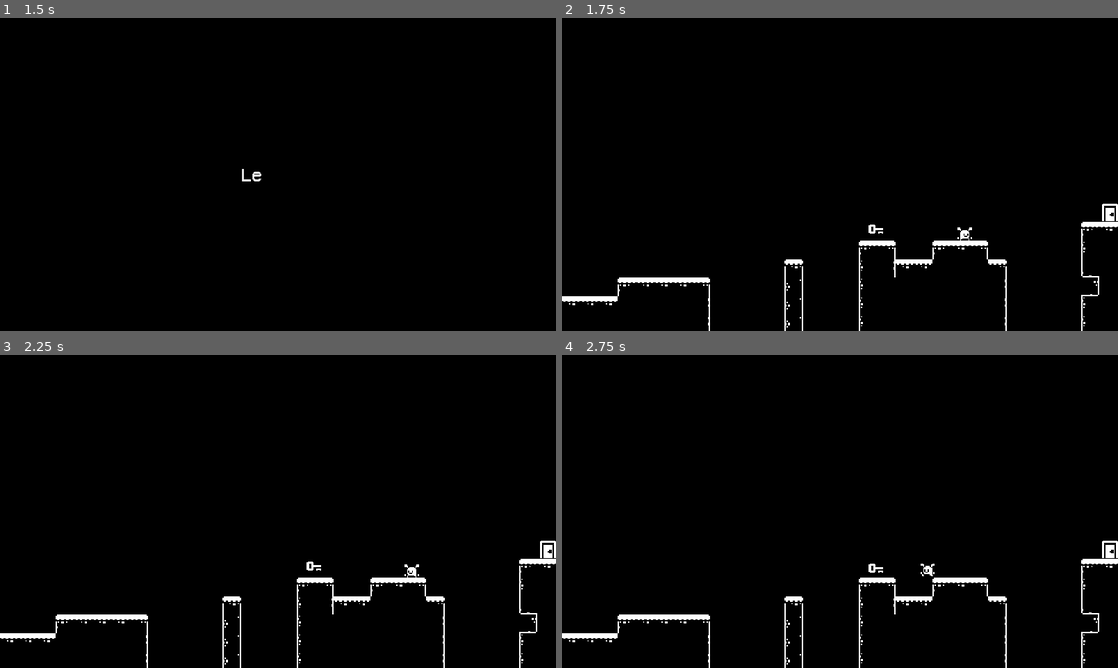
Above: before the commit, frames 1-4 (two rows, left to right).
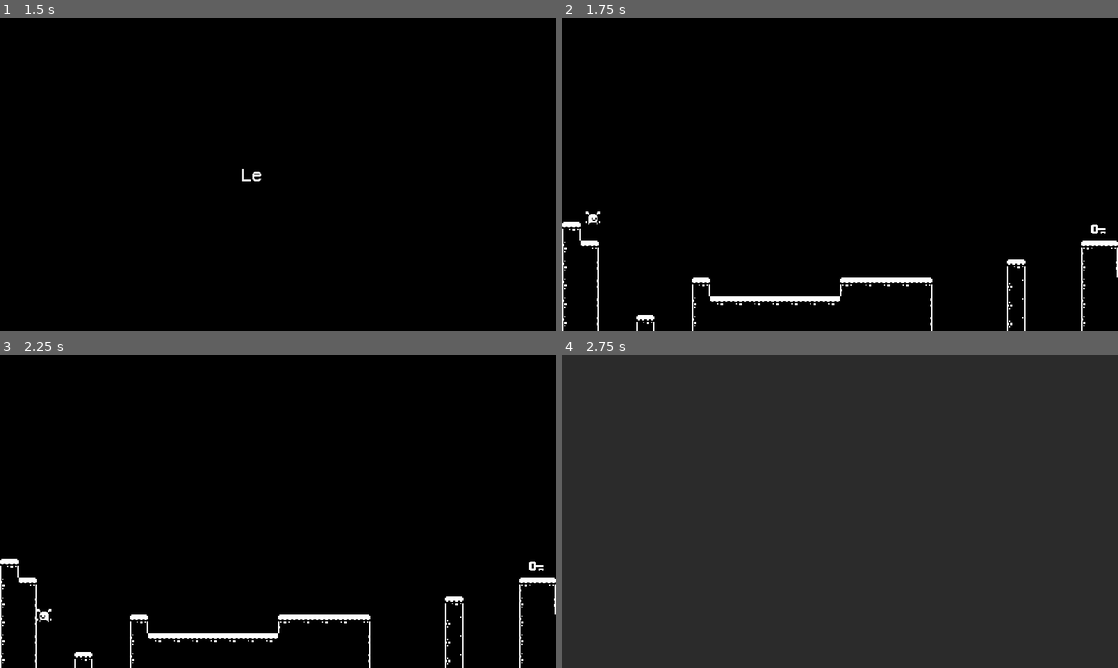
Above: after the commit, the same moments.

Repository: chewbakai/alien-platformer-godot
Game: Godot game, scene res://GUI/MainMenu.tscn
Two runs of this game, one before a commit and one after it. Both use one fixed random seed, a clock stepped at 60 frames per second and the inputs below. Sound files missing from this copy of the repository are replaced by a short silence.
Inputs:
- Up to frame 1 (1.5 s): tap Enter (ui_accept) at 0.5 s; hold Enter (ui_accept) 0.53-1.28 s; hold Right (ui_right) from 0.53 s (still down); tap W (jump) at 0.77 s; tap S (crouch) at 1.35 s
- Up to frame 2 (1.75 s): keep holding Right (ui_right); tap W (jump) at 1.52 s; tap Enter (ui_accept) at 1.55 s
- Up to frame 3 (2.25 s): release Right (ui_right) at 2.03 s; hold Left (ui_left) from 2.03 s (still down); hold Enter (ui_accept) from 2.03 s (still down)
- Up to frame 4 (2.75 s): keep holding Left (ui_left); keep holding Enter (ui_accept)

Frame 1 is identical in both runs. In frame 2, 3.2% of the frame differs, in the area x 0-100%, y 59-100%; in frame 3, 3.2%; in frame 4, 100%, in the area x 0-100%, y 0-100%.

Commit message:
Remove save game feature

Diff:
--- a/GUI/MenuOptions.gd
+++ b/GUI/MenuOptions.gd
@@ -48,24 +48,10 @@
 
 func _on_Enter_finished():
 	var lvl
-#	print("hey")
-#	match options[choice]:
-#		"Continue":
-#			lvl = load_file()
-#			Pause.bgm_helper = 0
-#			init_game(lvl)
-#		"NewGame":
-#			lvl = 1
-#			Pause.bgm_helper = 0
-#			init_game(lvl)
-#		"Options":
-#			Pause.bgm_helper = get_node("MenuBGM").get_playback_position()
-#			get_tree().change_scene("res://GUI/Options.tscn")
-
 	if options[choice] == "Continue" || options[choice] == "NewGame":
 		match options[choice]:
 			"Continue":
-				lvl = Pause.dict && Pause.dict["current_level"] || 1
+				lvl = 1
 			"NewGame":
 				lvl = 1
 		Pause.bgm_helper = 0
--- a/GUI/Options.gd
+++ b/GUI/Options.gd
@@ -21,19 +21,19 @@
 	var brr = "CenterContainer/VBoxContainer/"
 	var hbox_node
 	var aa
-	var dict = Pause.load_file()
-	if dict != null:
-		print(dict)
-		aa = [dict["Master"],dict["BGM"],dict["SFX"]]
-	else:
-		aa = [0,0,0]
-	var y = 0
+#	var dict = Pause.load_file()
+#	if dict != null:
+#		print(dict)
+#		aa = [dict["Master"],dict["BGM"],dict["SFX"]]
+#	else:
+#		aa = [0,0,0]
+#	var y = 0
 	for x in options:
 		buses_index[x] = AudioServer.get_bus_index(x)
 		hbox_node = get_node(brr+x)
-		update_progress_bar(hbox_node.get_node("ProgressBar"),aa[y])
+		update_progress_bar(hbox_node.get_node("ProgressBar"),0)
 		adjust_sprite(hbox_node,hbox_node.get_node("Label").get_global_position())
-		y += 1
+#		y += 1
 
 	options.append("Back")
 	hbox_node = get_node(brr+"Back")
@@ -62,7 +62,7 @@
 			db = -5
 		change_volume(options[choice],db)
 	elif event.is_action_pressed("ui_accept") && options[choice] == "Back":
-		Pause.save()
+#		Pause.save()
 		play_sound("Enter")
 
 func play_sound(input):
--- a/Levels/BaseLevel.gd
+++ b/Levels/BaseLevel.gd
@@ -29,7 +29,7 @@
 #		Pause.dict["current_level"] = level_number
 #	else:
 #		Pause.dict = {"current_level": level_number}
-	Pause.save()
+#	Pause.save()
 	add_child(intro)
 
 func set_req_keys(n_keys):
--- a/Levels/Extras/Pause.gd
+++ b/Levels/Extras/Pause.gd
@@ -11,11 +11,11 @@
 	past = 0
 	_show(false)
 	toggle_arrow(options[choice],false)
-	load_file()
-	if dict && dict["Master"]:
-		AudioServer.set_bus_volume_db(AudioServer.get_bus_index("Master"),dict["Master"])
-		AudioServer.set_bus_volume_db(AudioServer.get_bus_index("BGM"),dict["BGM"])
-		AudioServer.set_bus_volume_db(AudioServer.get_bus_index("SFX"),dict["SFX"])
+#	load_file()
+#	if dict && dict["Master"]:
+#		AudioServer.set_bus_volume_db(AudioServer.get_bus_index("Master"),dict["Master"])
+#		AudioServer.set_bus_volume_db(AudioServer.get_bus_index("BGM"),dict["BGM"])
+#		AudioServer.set_bus_volume_db(AudioServer.get_bus_index("SFX"),dict["SFX"])
 #	var settings = get_audio_settings()
 #	if settings:
 #		for x in settings:
@@ -67,38 +67,38 @@
 		get_child(0).show()
 	else:
 		get_child(0).hide()
-
-func load_file():
-	var file = File.new()
-	if ! file.file_exists("user://savegame.save"):
-		dict = null
-		return dict
-	else:
-		var x = 0
-		file.open("user://savegame.save", File.READ)
-		var aa = parse_json(file.get_line())
-		file.close()
-		dict = aa
-		return aa
+#
+#func load_file():
+#	var file = File.new()
+#	if ! file.file_exists("user://savegame.save"):
+#		dict = null
+#		return dict
+#	else:
+#		var x = 0
+#		file.open("user://savegame.save", File.READ)
+#		var aa = parse_json(file.get_line())
+#		file.close()
+#		dict = aa
+#		return aa
 
 
 
-
-func save():
-	var save_game = File.new()
-	save_game.open("user://savegame.save", File.WRITE)
-	var lvl = 1
-	if dict != null:
-		lvl = dict["current_level"]
-	var new_dict =  {
-		"current_level" : lvl ,
-		"Master": AudioServer.get_bus_volume_db(AudioServer.get_bus_index("Master")),
-		"SFX": AudioServer.get_bus_volume_db(AudioServer.get_bus_index("SFX")),
-		"BGM": AudioServer.get_bus_volume_db(AudioServer.get_bus_index("BGM")),
-	}
-	save_game.store_line(to_json(new_dict))
-	save_game.close()
-
+#
+#func save():
+#	var save_game = File.new()
+#	save_game.open("user://savegame.save", File.WRITE)
+#	var lvl = 1
+#	if dict != null:
+#		lvl = dict["current_level"]
+#	var new_dict =  {
+#		"current_level" : lvl ,
+#		"Master": AudioServer.get_bus_volume_db(AudioServer.get_bus_index("Master")),
+#		"SFX": AudioServer.get_bus_volume_db(AudioServer.get_bus_index("SFX")),
+#		"BGM": AudioServer.get_bus_volume_db(AudioServer.get_bus_index("BGM")),
+#	}
+#	save_game.store_line(to_json(new_dict))
+#	save_game.close()
+#
 #func get_level_on_file():
 #	var save_game = File.new()
 #	if ! save_game.file_exists("user://savegame.save"):
--- a/Levels/Level1.tscn
+++ b/Levels/Level1.tscn
@@ -25,7 +25,7 @@
 position = Vector2( 665, 167 )
 
 [node name="Player" parent="." instance=ExtResource( 7 )]
-position = Vector2( 525, 182 )
+position = Vector2( 12, 159 )
 
 [node name="Fall" parent="." instance=ExtResource( 8 )]
 position = Vector2( 178, 38 )
